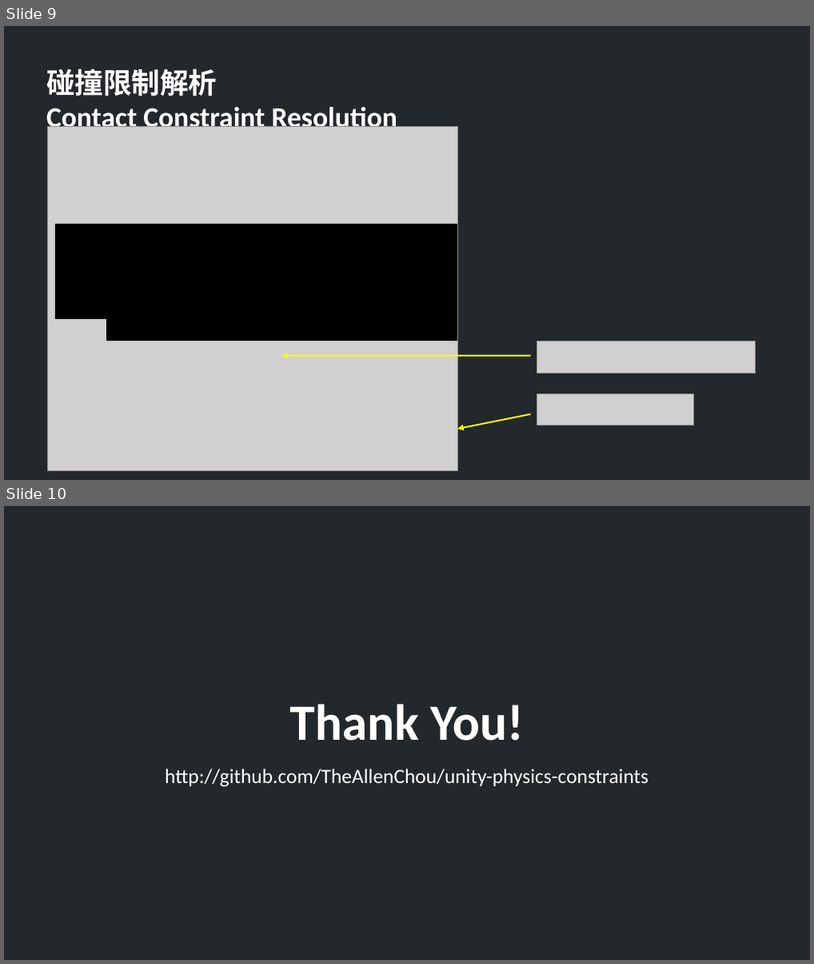
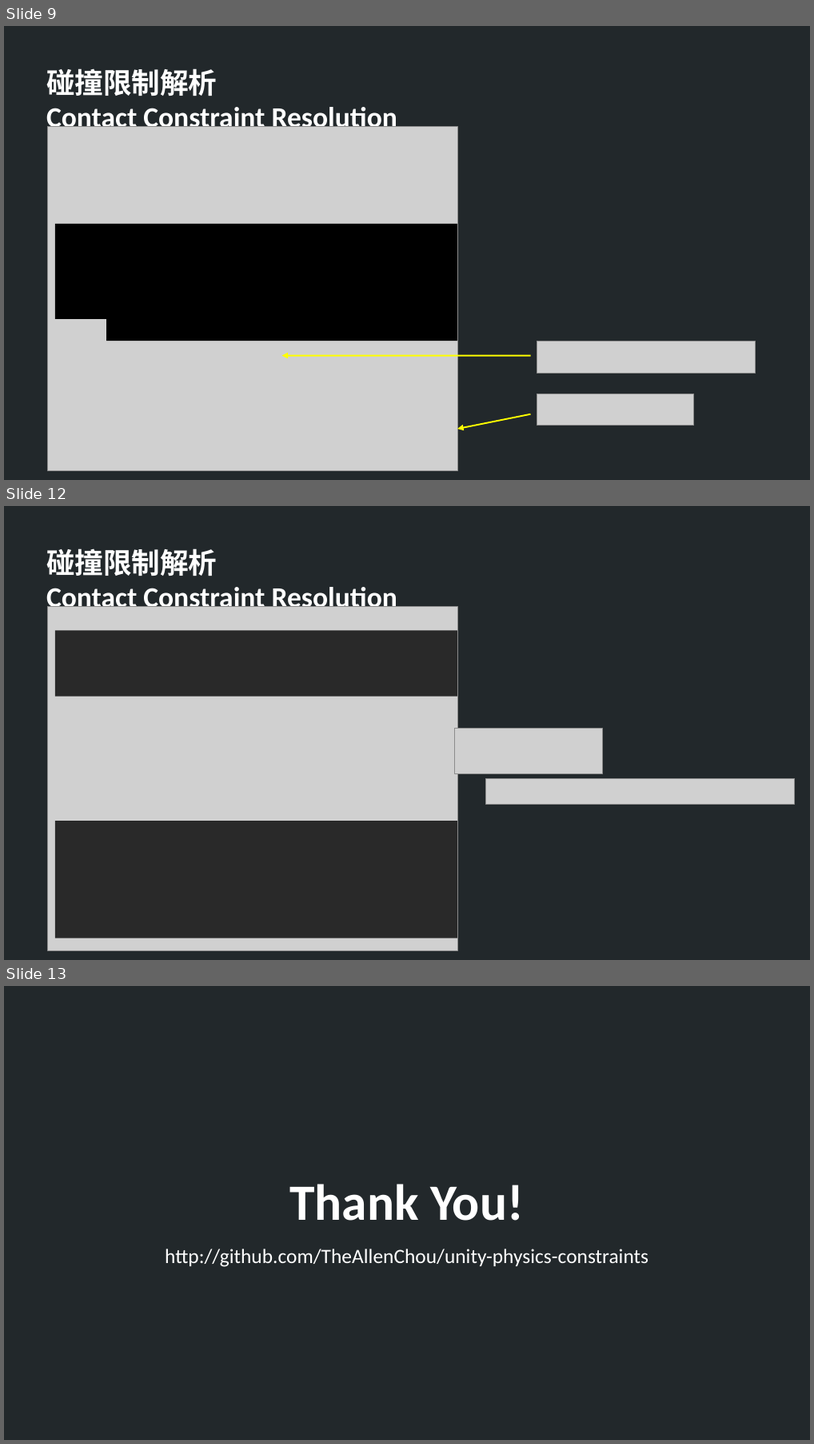
Before and after one commit to TheAllenChou/unity-physics-constraints, a slide deck: slides/02 - Contact Constriants (Chinese).odp. Shown one above the other, each under a label of ours: slides 9 and 10 before the commit, slides 9, 12 and 13 after it; the slides between them are not shown. The pictures are 814x964 and 814x1444 pixels, drawn with LibreOffice and Linux fonts; fonts in the diff are those of the drawing; grey boxes stand for pictures. Boxes give left, top, right and bottom in pixels: in the first picture for what was removed or moved away, otherwise in the second. Text is boxed around its words. In the diff, an @@ line names an element or a change of style, - is before the commit and + after.

```diff
--- a/slides/02 - Contact Constriants (Chinese).odp
+++ b/slides/02 - Contact Constriants (Chinese).odp
@@ slide 12 added at <box>4,506,810,960</box>, background #22282B @@
@@ text added at <box>46,548,398,614</box>, 28 pt, text #FFFFFF, bold @@
+碰撞限制解析
+Contact Constraint Resolution
@@ picture added at <box>48,606,458,951</box> @@
@@ rectangle added at <box>55,630,458,696</box>, fill #000000 at 80% opacity @@
@@ picture added at <box>454,728,603,773</box> @@
@@ picture added at <box>486,778,796,804</box> @@
@@ rectangle added at <box>55,820,458,938</box>, fill #000000 at 80% opacity @@
@@ what was slide 10 is now slide 13 @@
```
Also in this commit, not shown: 2 other slides added.
